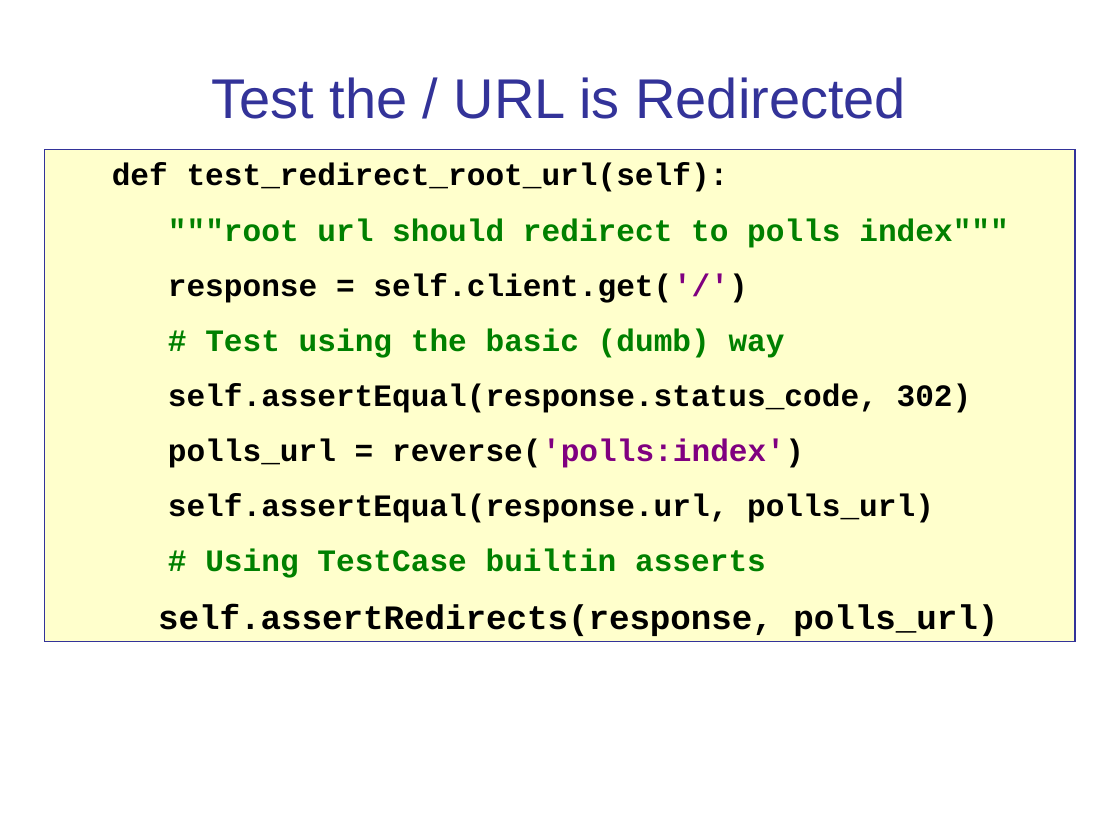
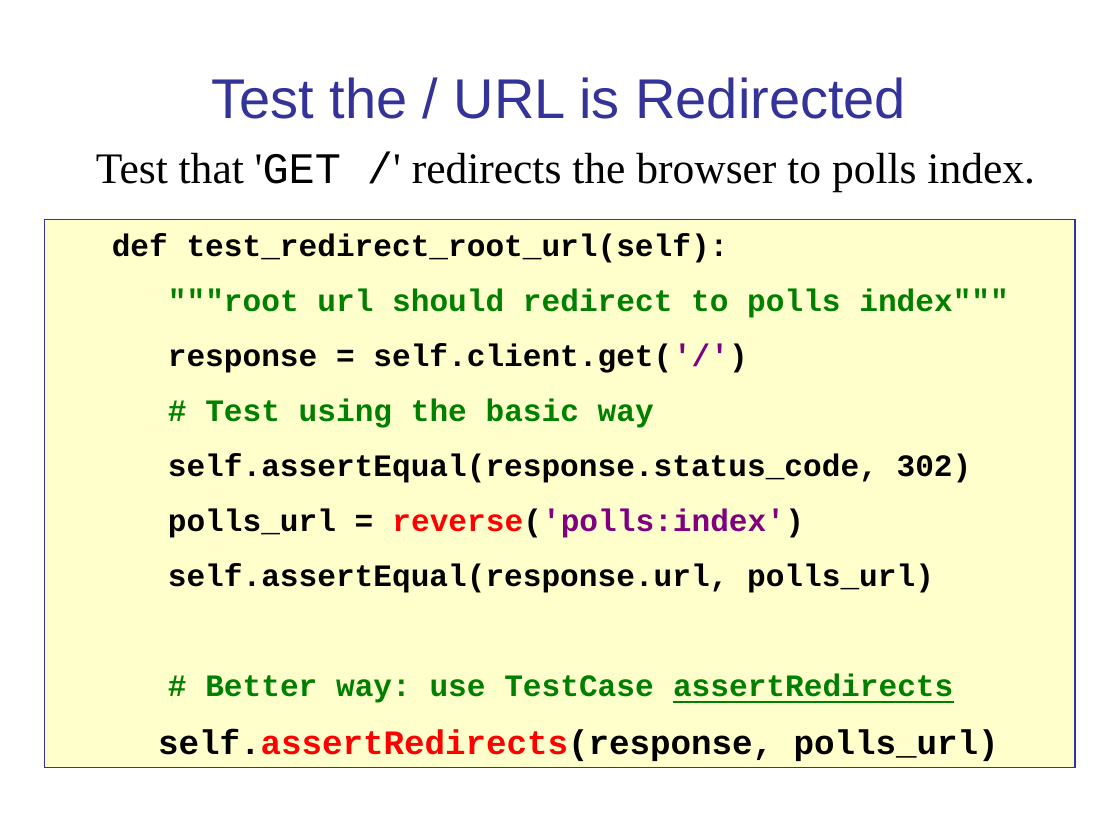
Before and after one commit to cpske/ISP, a slide deck: slide 10 of testing/WebTesting.ppt (slide 9 before the commit). Drawn at 1120x840 pixels with LibreOffice and Linux fonts; fonts in the diff are those of the drawing. Boxes give left, top, right and bottom in pixels: in the first picture for what was removed or moved away, otherwise in the second. Text is boxed around its words. In the diff, an @@ line names an element or a change of style, - is before the commit and + after.

```diff
--- a/testing/WebTesting.ppt
+++ b/testing/WebTesting.ppt
@@ text added at box(96, 152, 1034, 192), 28 pt, text #000000 @@
+Test that 'GET /' redirects the browser to polls index.
@@ rectangle "def test_redirect_root_url(self):": place and size @@
-rectangle "def test_redirect_root_url(self):" at box(45, 149, 1075, 642)
+rectangle "def test_redirect_root_url(self):" at box(45, 220, 1075, 767)
@@ text in rectangle at box(205, 399, 654, 428): text changed @@
-# Test using the basic (dumb) way
+# Test using the basic way
@@ text in rectangle at box(158, 509, 999, 761): text colour #000000 to #FF0000 in "reverse('polls:index')", "self.assertRedirects(response," @@
@@ text in rectangle at box(205, 674, 953, 703): text changed @@
-# Using TestCase builtin asserts
+# Better way: use TestCase assertRedirects
```
Also in this commit, not shown: 9 other slides changed, 4 slides added, 1 other file.
